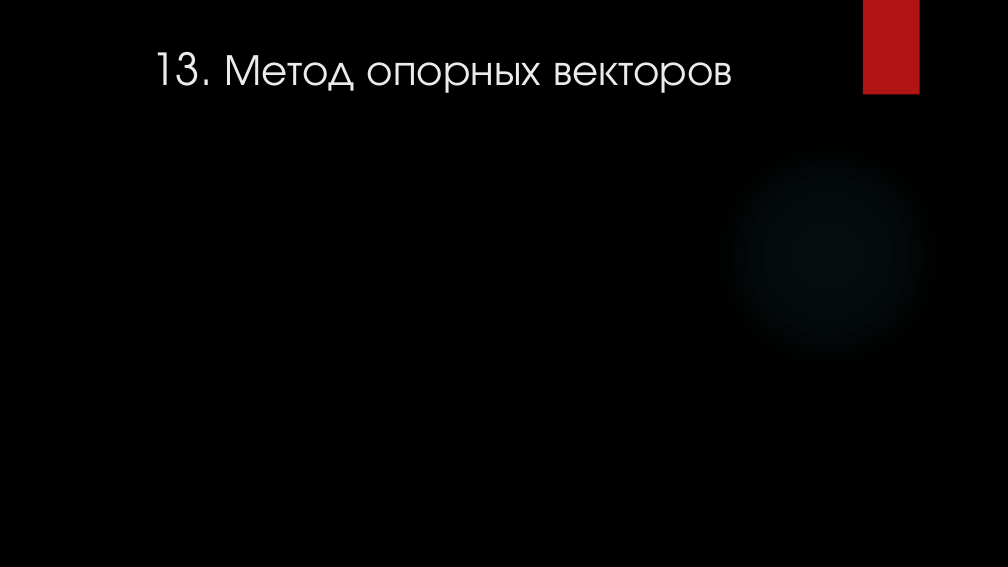
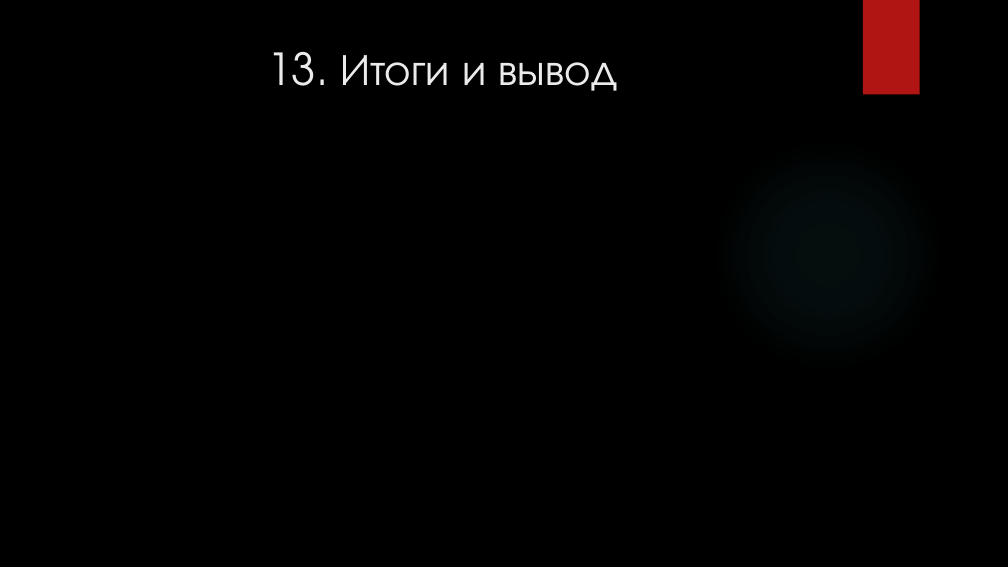
Before and after one commit to FedNirvanous451/R, a slide deck: slide 13 of курсовая работа/kursach.pptx. Drawn at 1008x567 pixels with LibreOffice and Linux fonts; fonts in the diff are those of the drawing; background and template pictures are left out. Boxes give left, top, right and bottom in pixels: in the first picture for what was removed or moved away, otherwise in the second. Text is boxed around its words. In the diff, an @@ line names an element or a change of style, - is before the commit and + after.

```diff
--- a/курсовая работа/kursach.pptx
+++ b/курсовая работа/kursach.pptx
@@ title at [267,52,618,91]: text changed @@
-13. Метод опорных векторов
+13. Итоги и вывод
```
Also in this commit, not shown: 1 other slide changed, 7 other files.
